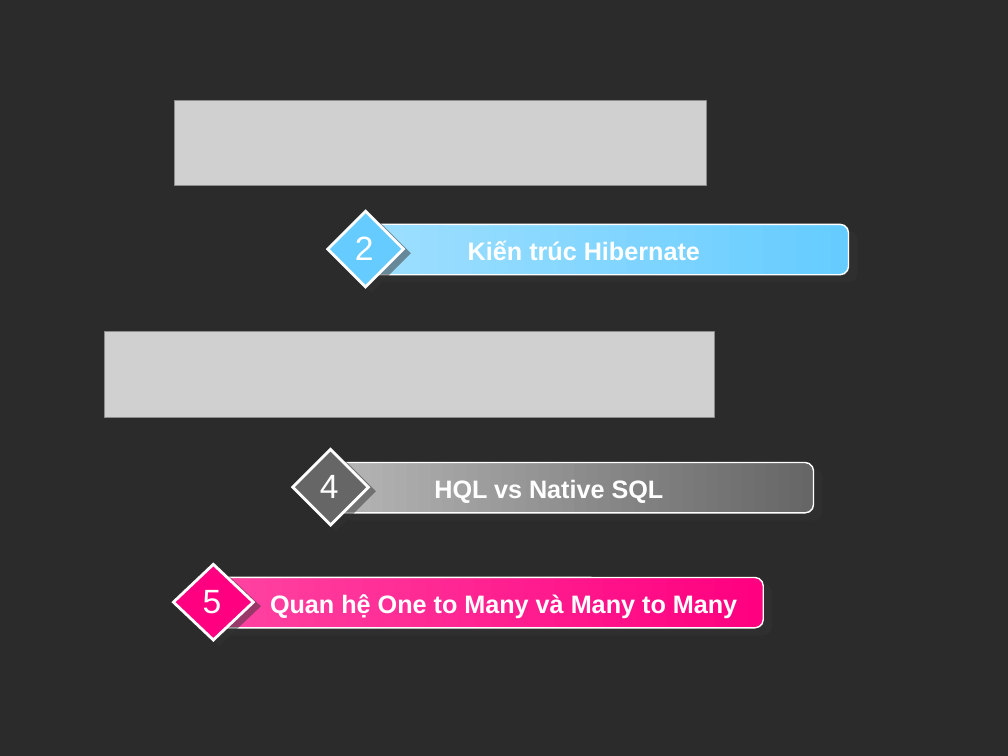
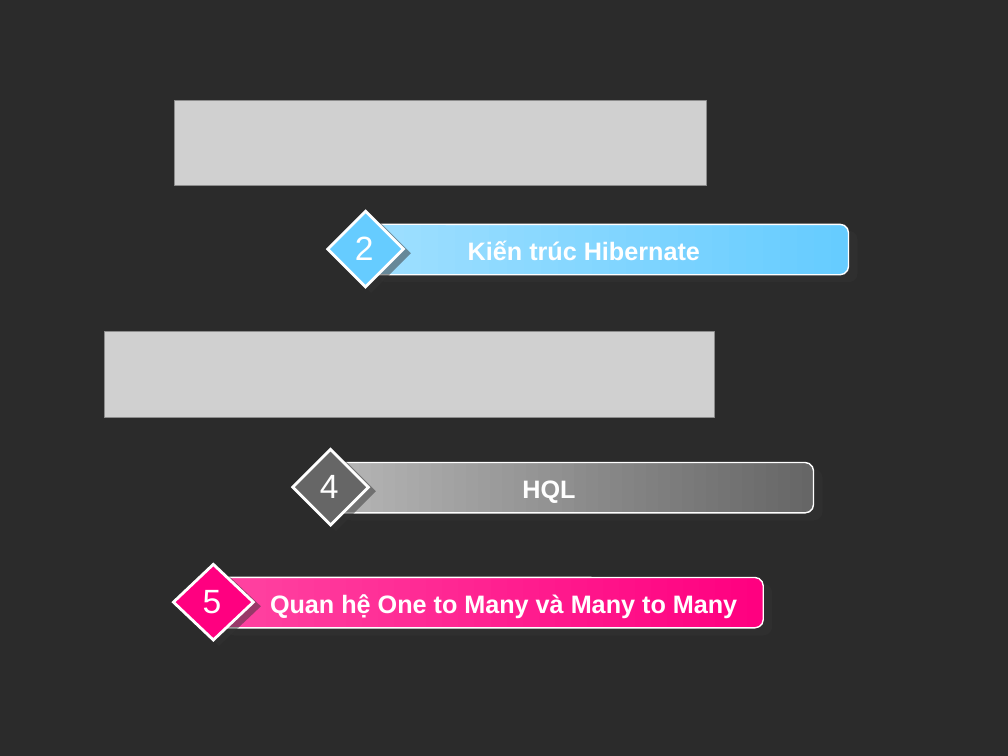
Before and after one commit to thanh13hc/my-first-project, a slide deck: slide 2 of Hibernate.ppt. Drawn at 1008x756 pixels with LibreOffice and Linux fonts; fonts in the diff are those of the drawing; grey boxes stand for pictures; background and template pictures are left out; a plain dark background stands for a picture behind light text. Boxes give left, top, right and bottom in pixels: in the first picture for what was removed or moved away, otherwise in the second. Text is boxed around its words. In the diff, an @@ line names an element or a change of style, - is before the commit and + after.

```diff
--- a/Hibernate.ppt
+++ b/Hibernate.ppt
@@ text at <box>522,480,575,503</box>: text changed @@
-HQL vs Native SQL
+HQL
```
Also in this commit, not shown: 15 other slides changed, 10 slides added, 2 other files.
